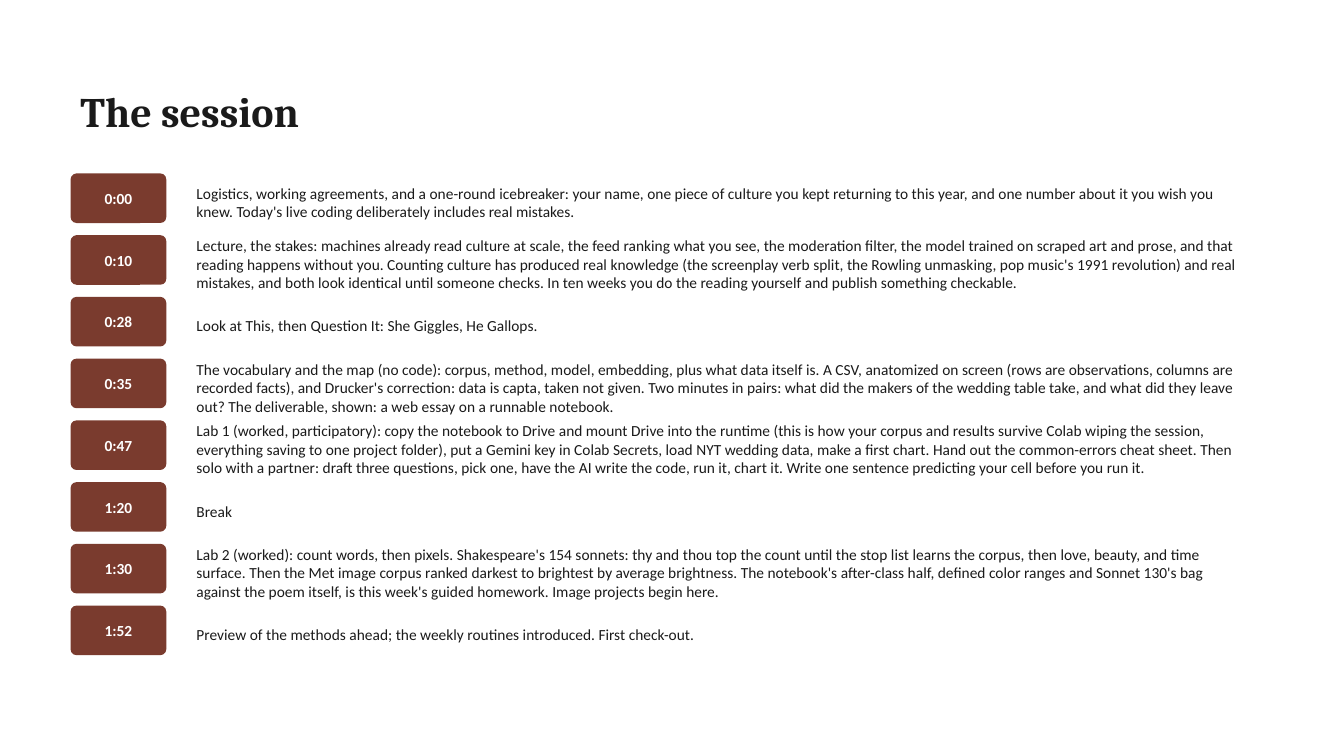
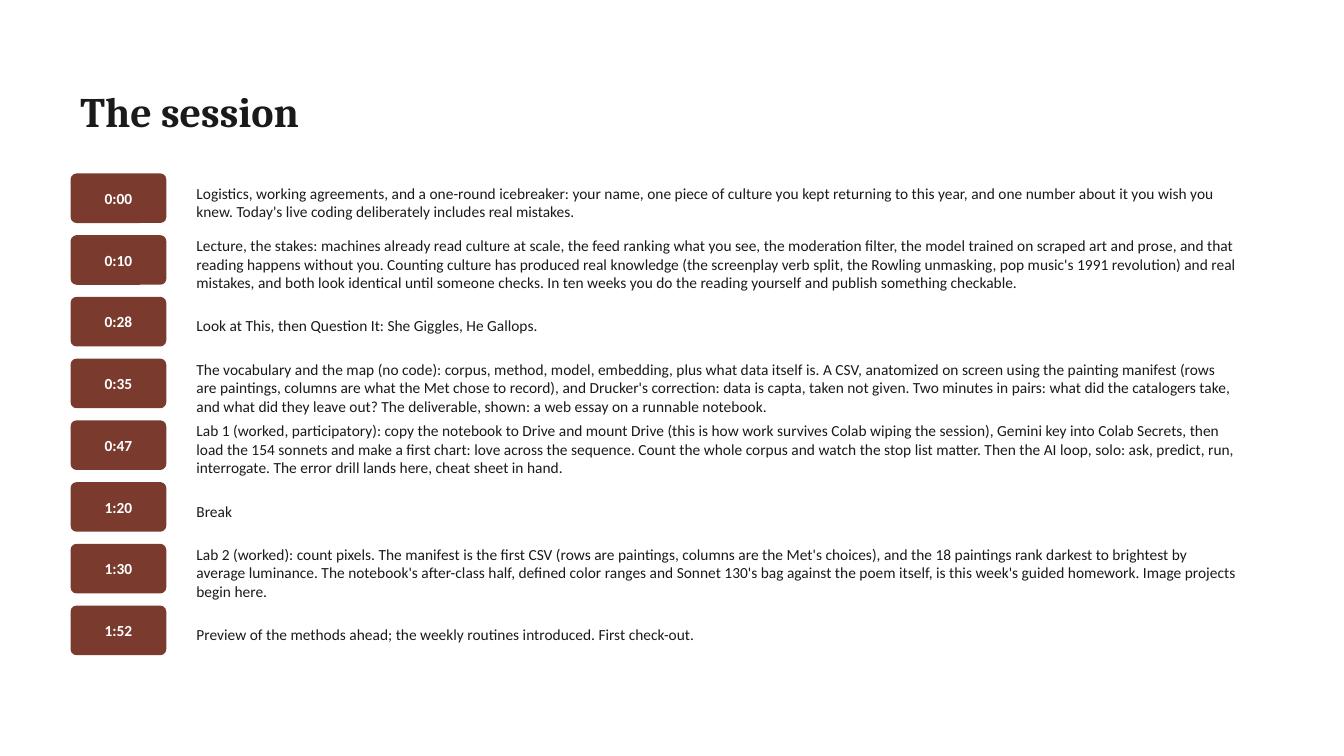
Before and after one commit to lucianli123/culture-as-data-2026, a slide deck: slide 17 of slides/pptx/week-01.pptx (slide 16 before the commit). Drawn at 1344x756 pixels with LibreOffice and Linux fonts; fonts in the diff are those of the drawing. Boxes give left, top, right and bottom in pixels: in the first picture for what was removed or moved away, otherwise in the second. Text is boxed around its words. In the diff, an @@ line names an element or a change of style, - is before the commit and + after.

Commit message:
Real data everywhere, no smoke test, sonnets-first Week 1, playgrounds, subreddit classifier
- SMOKE plumbing removed from every notebook: loaders are local-snapshot ->
  live-source -> graceful fallback, with no harness flags in student code.
  _smoke_test.ipynb deleted; harness, READMEs, BUILD-PLAN, and materials page
  updated (Layer 3 is now a real Colab run of week05).
- Week 1 is fully sonnets + paintings: first chart is love across the
  sequence, the error drill and AI loop run on the sonnets, capta/CSV
  anatomy runs on the painting manifest, and a new counts-matrix section
  introduces the DataFrame (rows are sonnets, columns are words - the table
  every later method transforms). All wedding references removed from the
  notebook, kits, slides, and session plans; wedding data files dropped from
  the snapshot (the dataset remains a starter-corpus option and the NYT-API
  starter stands alone).
- Real corpora replace every stand-in: week02 counts sonnets against
  Frankenstein and Dracula (snapshotted); week03 classifies two subreddits
  loaded live (analyze-only, nothing stored) with a novelist fallback;
  week05 embeds 120 real passages and the real Met paintings; week07
  annotates real sonnet openings by theme with an updated cassette and a
  gold-set disagreement worth arguing about; cool-methods run on Dracula
  and Frankenstein.
- Playground sections in weeks 1, 2, 3, 5, and 7: each student edits a
  question line and parameters (word pairs, corpus pairs, class pairs,
  their own corpus, their own line) and reruns.
- Week 1 deck: concise bullet pass and a new slide embedding eight of the
  real paintings.

```diff
--- a/slides/pptx/week-01.pptx
+++ b/slides/pptx/week-01.pptx
@@ text at [196, 364, 1229, 415]: text changed @@
-The vocabulary and the map (no code): corpus, method, model, embedding, plus what data itself is. A CSV, anatomized on screen (rows are observations, columns are recorded facts), and Drucker's correction: data is capta, taken not given. Two minutes in pairs: what did the makers of the wedding table take, and what did they leave out? The deliverable, shown: a web essay on a runnable notebook.
+The vocabulary and the map (no code): corpus, method, model, embedding, plus what data itself is. A CSV, anatomized on screen using the painting manifest (rows are paintings, columns are what the Met chose to record), and Drucker's correction: data is capta, taken not given. Two minutes in pairs: what did the catalogers take, and what did they leave out? The deliverable, shown: a web essay on a runnable notebook.
@@ text at [196, 425, 1233, 476]: text changed @@
-Lab 1 (worked, participatory): copy the notebook to Drive and mount Drive into the runtime (this is how your corpus and results survive Colab wiping the session, everything saving to one project folder), put a Gemini key in Colab Secrets, load NYT wedding data, make a first chart. Hand out the common-errors cheat sheet. Then solo with a partner: draft three questions, pick one, have the AI write the code, run it, chart it. Write one sentence predicting your cell before you run it.
+Lab 1 (worked, participatory): copy the notebook to Drive and mount Drive (this is how work survives Colab wiping the session), Gemini key into Colab Secrets, then load the 154 sonnets and make a first chart: love across the sequence. Count the whole corpus and watch the stop list matter. Then the AI loop, solo: ask, predict, run, interrogate. The error drill lands here, cheat sheet in hand.
@@ text at [196, 549, 1235, 600]: text changed @@
-Lab 2 (worked): count words, then pixels. Shakespeare's 154 sonnets: thy and thou top the count until the stop list learns the corpus, then love, beauty, and time surface. Then the Met image corpus ranked darkest to brightest by average brightness. The notebook's after-class half, defined color ranges and Sonnet 130's bag against the poem itself, is this week's guided homework. Image projects begin here.
+Lab 2 (worked): count pixels. The manifest is the first CSV (rows are paintings, columns are the Met's choices), and the 18 paintings rank darkest to brightest by average luminance. The notebook's after-class half, defined color ranges and Sonnet 130's bag against the poem itself, is this week's guided homework. Image projects begin here.
```
Also in this commit, not shown: 3 other slides changed, 1 slide added, 50 other files.
